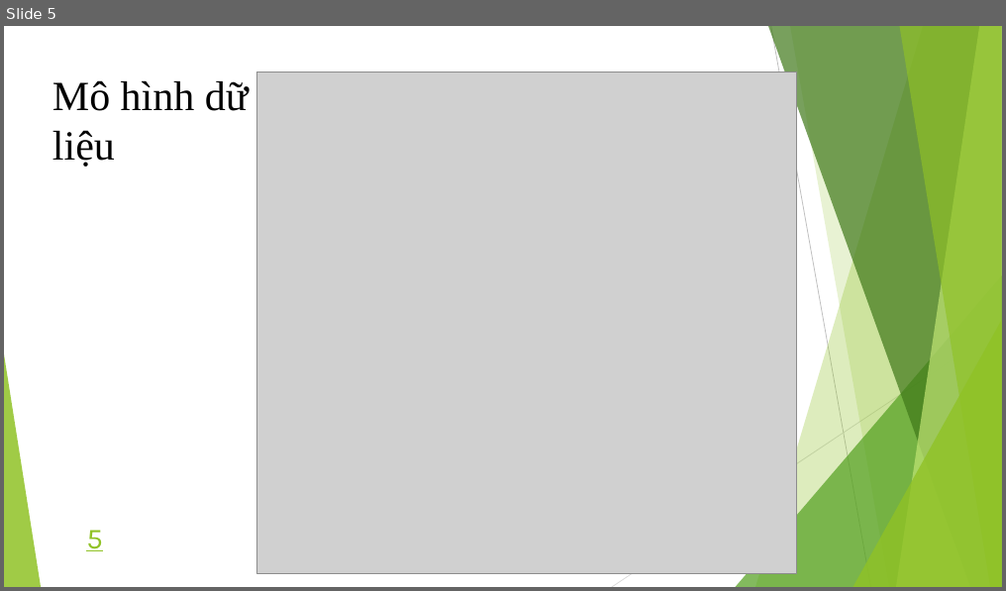
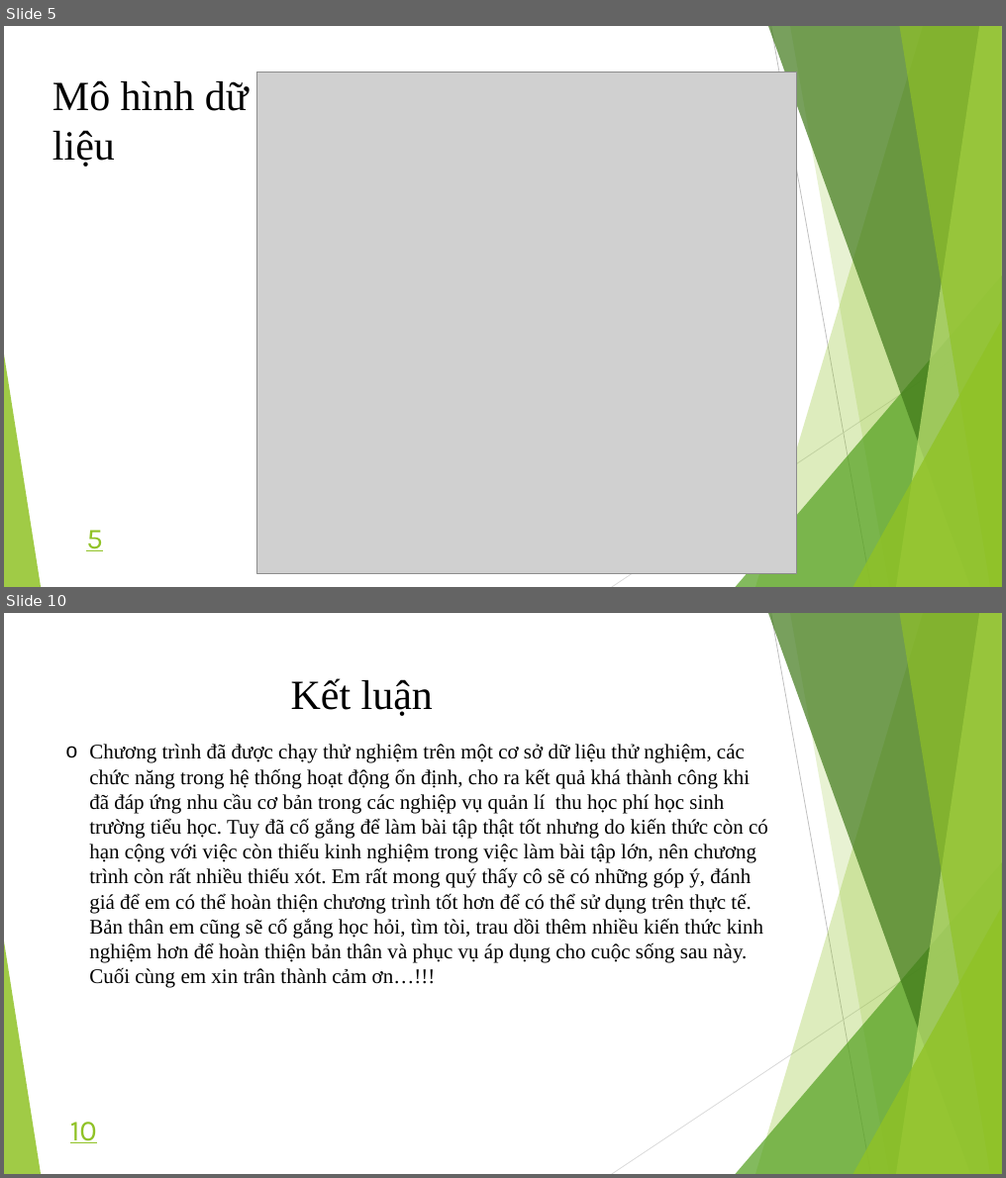
Before and after one commit to BuiMinhHieu/BaiTapTotNgiep, a slide deck: slie thuyet trinh.pptx. Shown one above the other, each under a label of ours: slide 5 before the commit, slides 5 and 10 after it; the slides between them are not shown. The pictures are 1006x591 and 1006x1178 pixels, drawn with LibreOffice and Linux fonts; fonts in the diff are those of the drawing; grey boxes stand for pictures. Boxes give left, top, right and bottom in pixels: in the first picture for what was removed or moved away, otherwise in the second. Text is boxed around its words. In the diff, an @@ line names an element or a change of style, - is before the commit and + after.

```diff
--- a/slie thuyet trinh.pptx
+++ b/slie thuyet trinh.pptx
@@ slide 10 added at bbox=[4, 613, 1002, 1174], background #FFFFFF; not listed: 10 template elements that a slide beside it also shows @@
@@ text added at bbox=[291, 678, 433, 716], 40 pt, text #000000 @@
+Kết luận
@@ text added at bbox=[89, 744, 768, 988], 20 pt, text #000000 @@
+o Chương trình đã được chạy thử nghiệm trên một cơ sở dữ liệu thử nghiệm, các chức năng trong hệ thống hoạt động ổn định, cho ra kết quả khá thành công khi đã đáp ứng nhu cầu cơ bản trong các nghiệp vụ quản lí thu học phí học sinh trường tiểu học. Tuy đã cố gắng để làm bài tập thật tốt nhưng do kiến thức còn có hạn cộng với việc còn thiếu kinh nghiệm trong việc làm bài tập lớn, nên chương trình còn rất nhiều thiếu xót. Em rất mong quý thấy cô sẽ có những góp ý, đánh giá để em có thể hoàn thiện chương trình tốt hơn để có thể sử dụng trên thực tế. Bản thân em cũng sẽ cố gắng học hỏi, tìm tòi, trau dồi thêm nhiều kiến thức kinh nghiệm hơn để hoàn thiện bản thân và phục vụ áp dụng cho cuộc sống sau này. Cuối cùng em xin trân thành cảm ơn…!!!
@@ page number added at bbox=[70, 1122, 97, 1144], 28 pt, text #90C226, underline @@
+10
```
Also in this commit, not shown: 1 slide changed, 3 other slides added, 7 other files.
